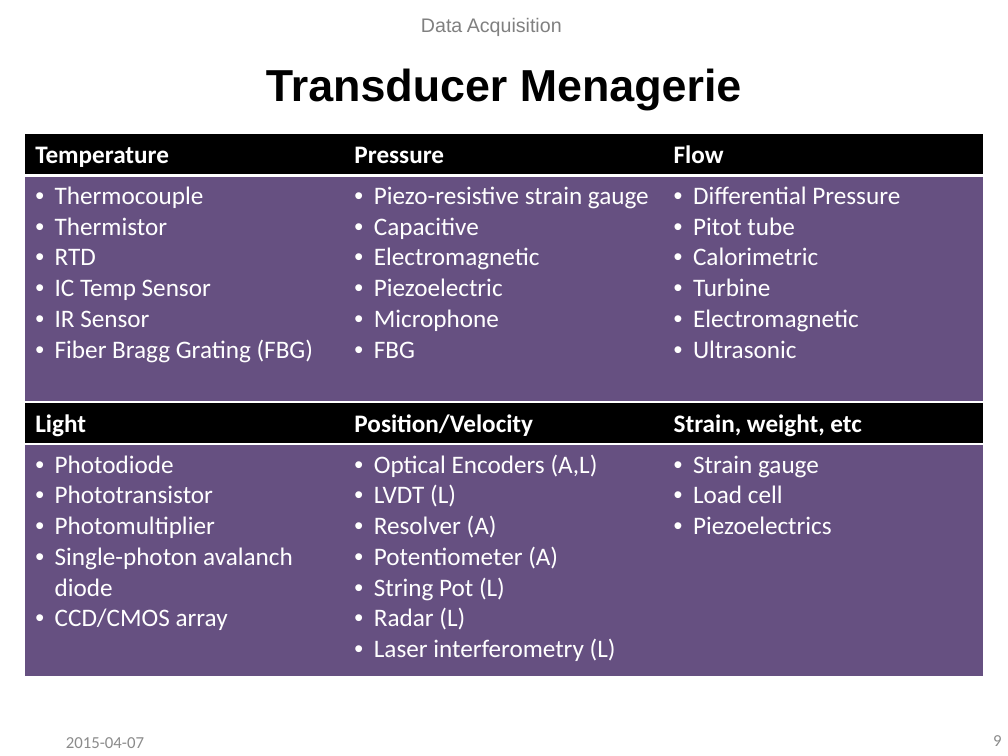
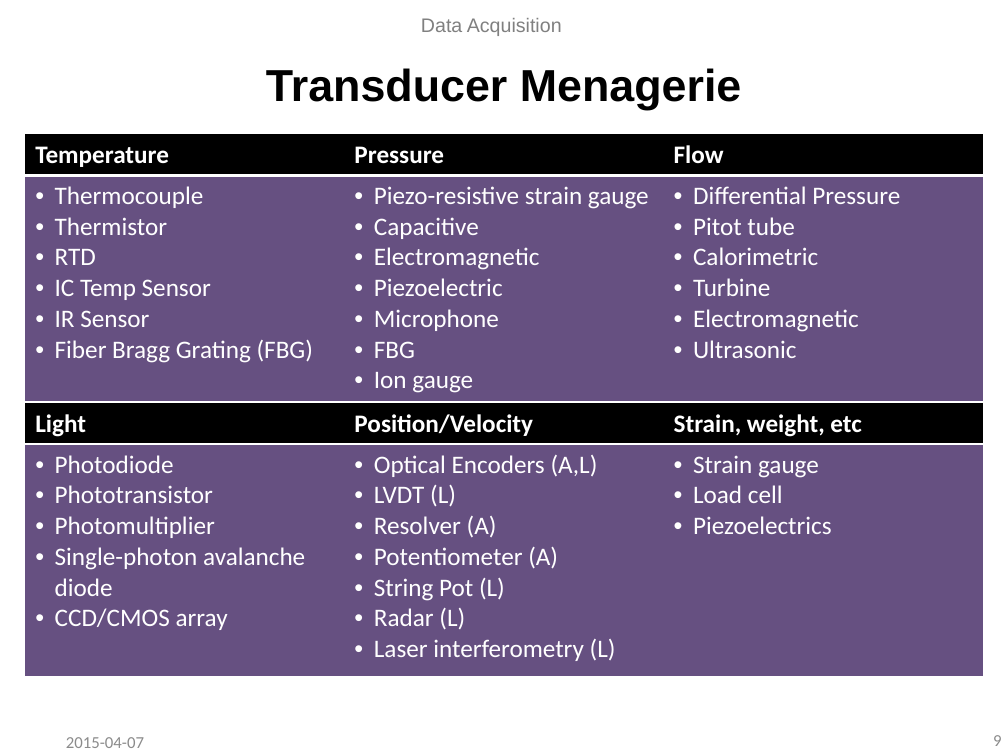
Before and after one commit to ddhanraj/ddhanraj, a slide deck: slide 9 of slides/DAQ.pptx. Drawn at 1008x756 pixels with LibreOffice and Linux fonts; fonts in the diff are those of the drawing; background and template pictures are left out. Boxes give left, top, right and bottom in pixels: in the first picture for what was removed or moved away, otherwise in the second. Text is boxed around its words. In the diff, an @@ line names an element or a change of style, - is before the commit and + after.

Commit message:
Updates for lecture on 2016-02-09

```diff
--- a/slides/DAQ.pptx
+++ b/slides/DAQ.pptx
@@ table at box(25, 134, 984, 397) @@
-row 2, column 2: Piezo-resistive strain gauge / Capacitive / Electromagnetic / Piezoelectric / Microphone / FBG
+row 2, column 2: Piezo-resistive strain gauge / Capacitive / Electromagnetic / Piezoelectric / Microphone / FBG / Ion gauge
@@ table at box(25, 403, 984, 675) @@
-row 2, column 1: Photodiode / Phototransistor / Photomultiplier / Single-photon avalanch diode / CCD/CMOS array
+row 2, column 1: Photodiode / Phototransistor / Photomultiplier / Single-photon avalanche diode / CCD/CMOS array
```
Also in this commit, not shown: 5 other slides changed, 12 slides added, 3 other files.
